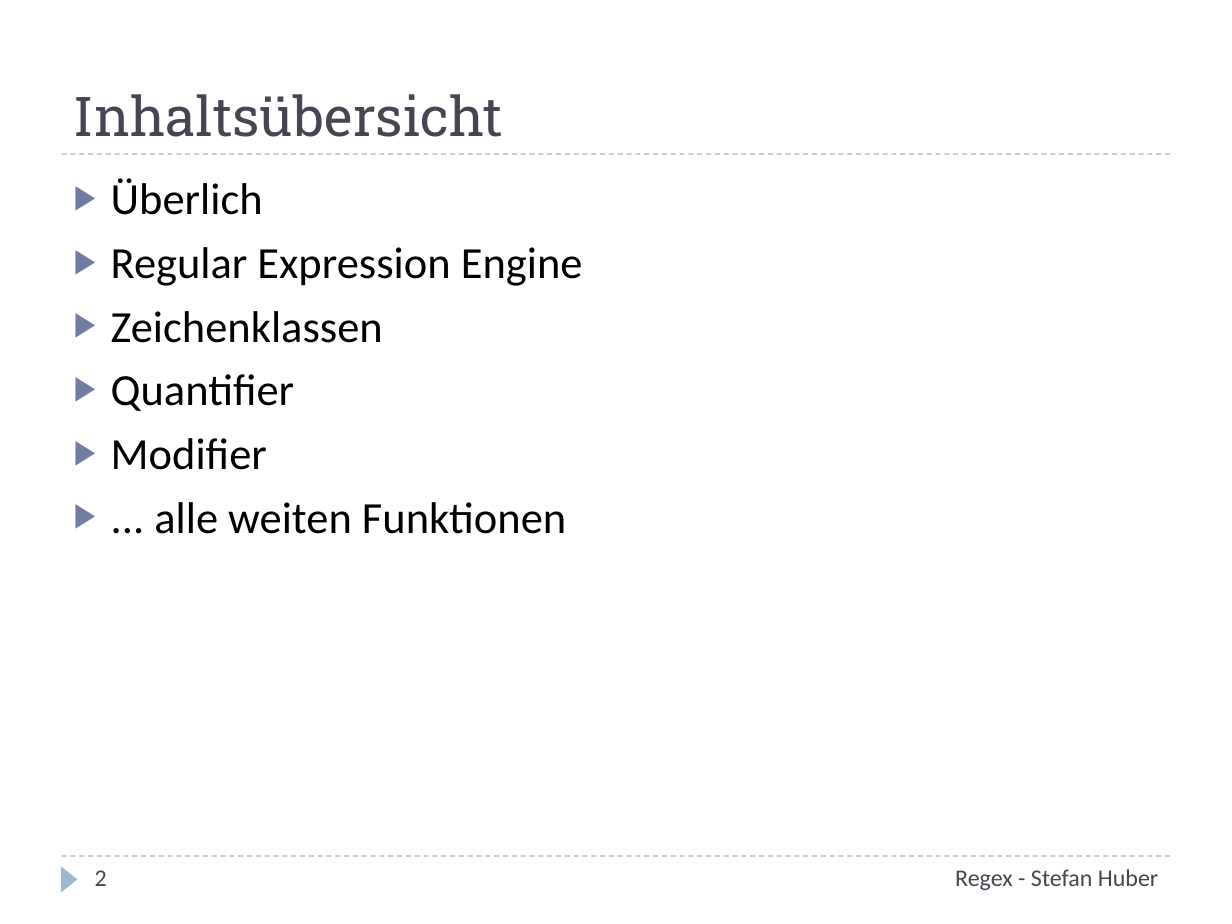
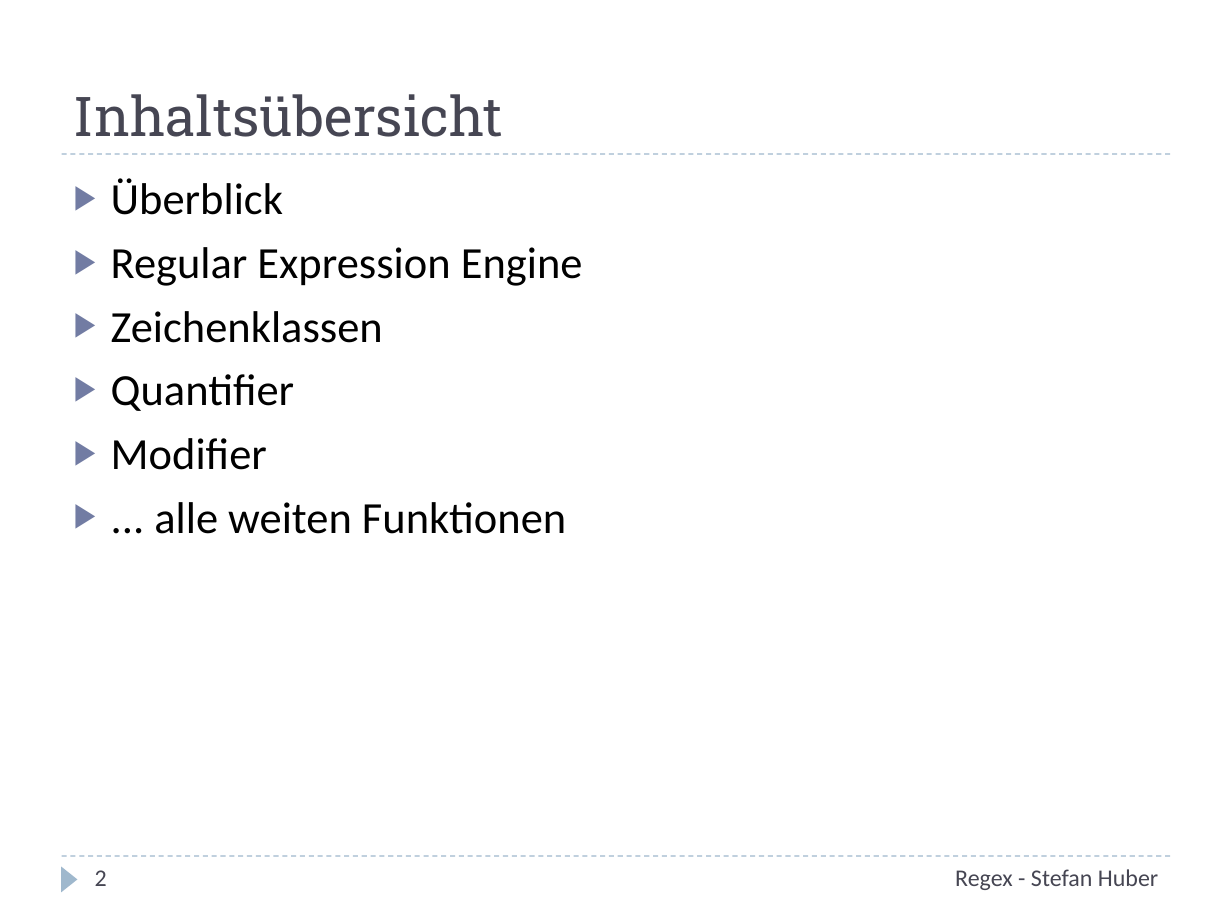
Before and after one commit to stefanhuber/regex-schulung, a slide deck: slide 2 of Regex.pptx. Drawn at 1232x924 pixels with LibreOffice and Linux fonts; fonts in the diff are those of the drawing. Boxes give left, top, right and bottom in pixels: in the first picture for what was removed or moved away, otherwise in the second. Text is boxed around its words. In the diff, an @@ line names an element or a change of style, - is before the commit and + after.

```diff
--- a/Regex.pptx
+++ b/Regex.pptx
@@ text at (111, 178, 283, 215): text changed @@
-▶ Überlich
+▶ Überblick
```
Also in this commit, not shown: 1 other slide changed, 1 slide added, 2 other files.
